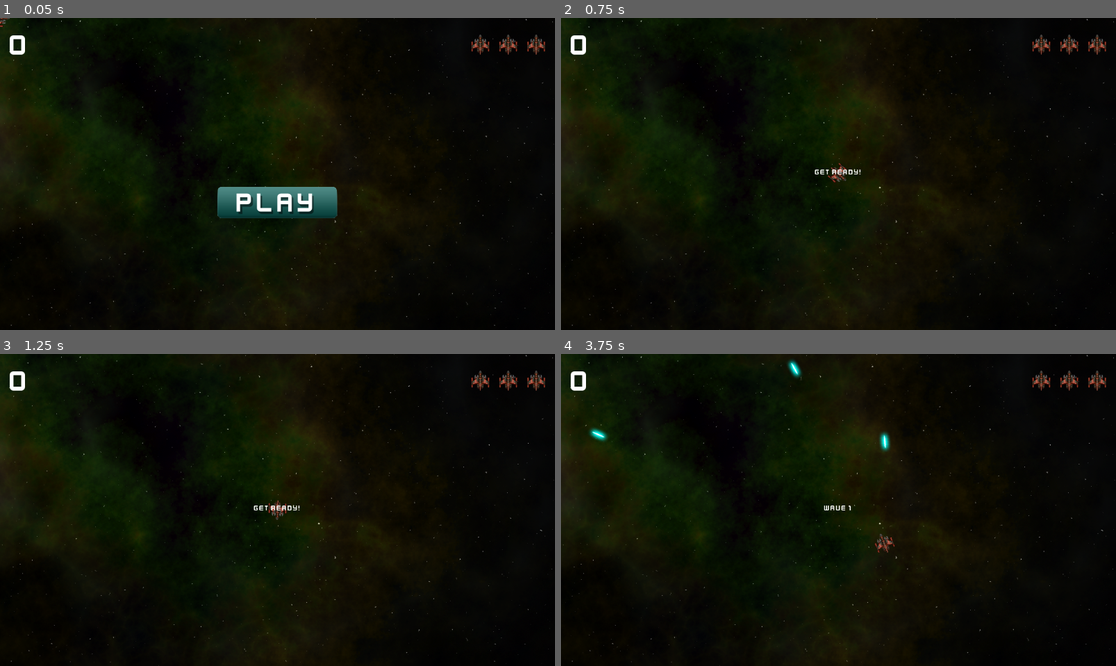
Above: before the commit, frames 1-4 (two rows, left to right).
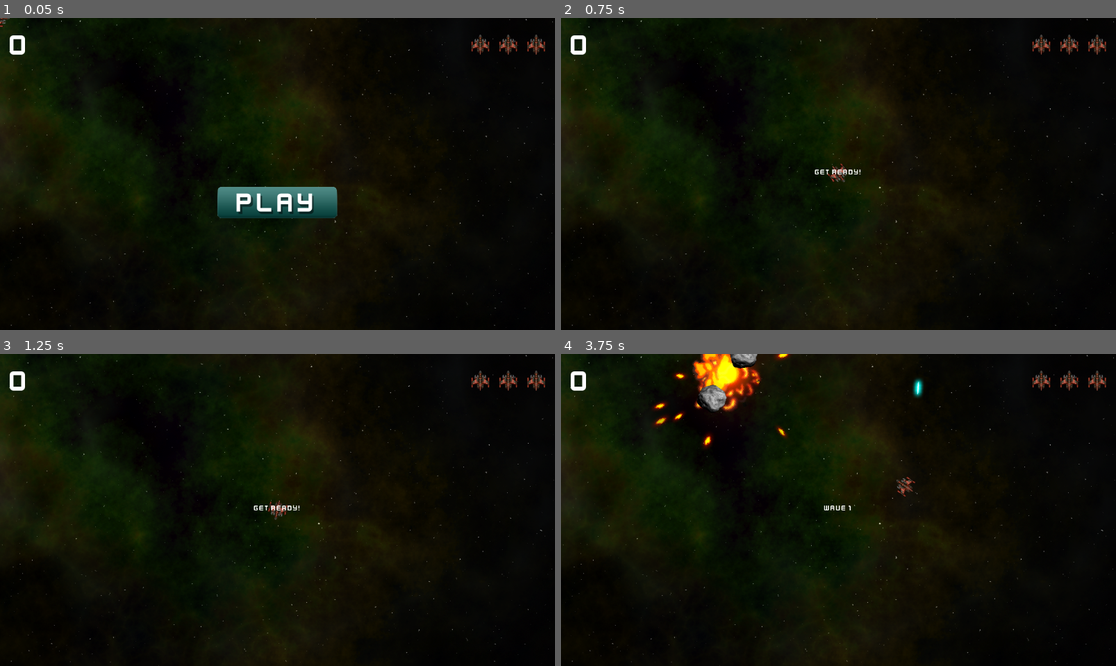
Above: after the commit, the same moments.

Repository: chrisvm/asteroids
Game: Godot game, scene res://main.tscn
Same seed, same stepped clock (60 frames per second), same inputs: the game is played once before the commit and once after it.
Inputs (mouse positions are in pixels of both pictures, inside the frame that each line leads up to):
- Up to frame 1 (0.05 s): no input
- Up to frame 2 (0.75 s): click (838, 202) at 0.5 s
- Up to frame 3 (1.25 s): no input
- Up to frame 4 (3.75 s): move the mouse to (960, 494) at 1.27 s; hold W (thrust) 1.28-2.03 s; hold Space (shoot) 1.28-2.03 s; move the mouse to (727, 525) at 2.02 s; tap Space (shoot) at 2.1, 3.6 s; move the mouse to (894, 441) at 2.77 s; hold Space (shoot) 2.78-3.53 s; hold W (thrust) from 2.78 s (still down); move the mouse to (810, 572) at 3.52 s

Frame 1 is identical in both runs. In frame 2, less than 0.1% of the frame differs, in the area x 48-52%, y 46-53%; in frame 3, less than 0.1%; in frame 4, 2.8%, in the area x 5-66%, y 0-64%.

Commit message:
using better values for pid

Diff:
--- a/main.gd
+++ b/main.gd
@@ -38,8 +38,8 @@
 
 func spawn_rock(size, pos=null, vel=null):
 	if pos == null:
-		$RockPath/RockSpawn.progress = randi()
-		pos = $RockPath/RockSpawn.position
+		$RockPath/RockSpawnPathFollower.progress = randi()
+		pos = $RockPath/RockSpawnPathFollower.position
 	if vel == null:
 		vel = Vector2.RIGHT.rotated(randf_range(0, TAU)) * randf_range(50, 120)
 	var r = rock_scene.instantiate()
--- a/main.tscn
+++ b/main.tscn
@@ -8,9 +8,9 @@
 
 [sub_resource type="Curve2D" id="Curve2D_0xm2m"]
 _data = {
-"points": PackedVector2Array(0, 0, 0, 0, 16, 0, 0, 0, 0, 0, 1152, 0, 0, 0, 0, 0, 1152, 640, 0, 0, 0, 0, 16, 640, 0, 0, 0, 0, 16, 8, 0, 0, 0, 0, 16, 0)
+"points": PackedVector2Array(0, 0, 0, 0, 40, 32, 0, 0, 0, 0, 1128, 32, 0, 0, 0, 0, 1128, 624, 0, 0, 0, 0, 16, 624, 0, 0, 0, 0, 40, 32)
 }
-point_count = 6
+point_count = 5
 
 [node name="Node2D" type="Node"]
 script = ExtResource("1_h2yge")
@@ -22,12 +22,14 @@
 
 [node name="Player" parent="." instance=ExtResource("1_ig7tw")]
 fire_rate = 0.2
+pid_kp = 5000.0
+pid_kd = 350.0
 
 [node name="RockPath" type="Path2D" parent="."]
 curve = SubResource("Curve2D_0xm2m")
 
-[node name="RockSpawn" type="PathFollow2D" parent="RockPath"]
-position = Vector2(16, 0)
+[node name="RockSpawnPathFollower" type="PathFollow2D" parent="RockPath"]
+position = Vector2(40, 32)
 
 [node name="HUD" parent="." instance=ExtResource("5_lquwl")]
 
